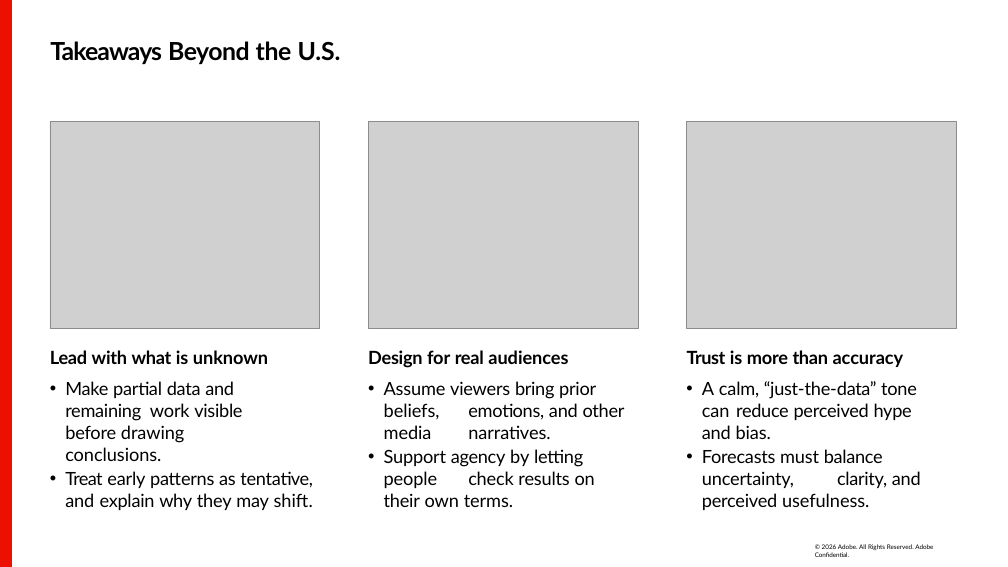
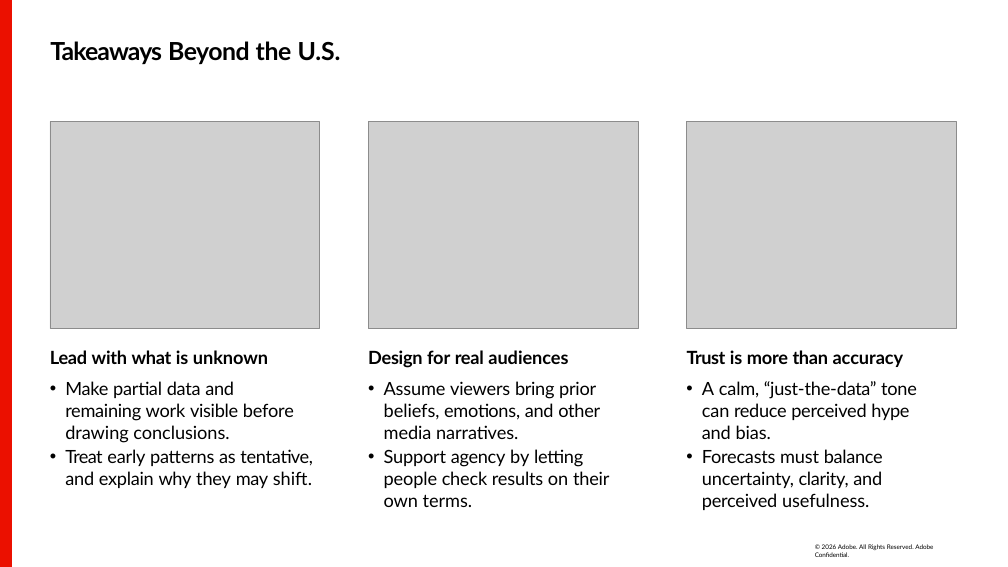
Before and after one commit to mandicai/rehearsal_mvp_kg, a slide deck: slide 15 of presentation-examples/election/Designing Election Dashboards Trust.pptx. Drawn at 1008x567 pixels with LibreOffice and Linux fonts; fonts in the diff are those of the drawing; grey boxes stand for pictures; background and template pictures are left out. Boxes give left, top, right and bottom in pixels: in the first picture for what was removed or moved away, otherwise in the second. Text is boxed around its words. In the diff, an @@ line names an element or a change of style, - is before the commit and + after.

```diff
--- a/presentation-examples/election/Designing Election Dashboards Trust.pptx
+++ b/presentation-examples/election/Designing Election Dashboards Trust.pptx
@@ text "Lead with what is unknown" rewrapped from [50,350,313,510] to [50,350,313,488] @@
@@ text "Design for real audiences" rewrapped from [368,350,625,507] to [368,350,609,507] @@
@@ text "Trust is more than accuracy" rewrapped from [687,350,921,510] to [687,350,917,510] @@
```
Also in this commit, not shown: 13 other slides changed, 13 other files.
